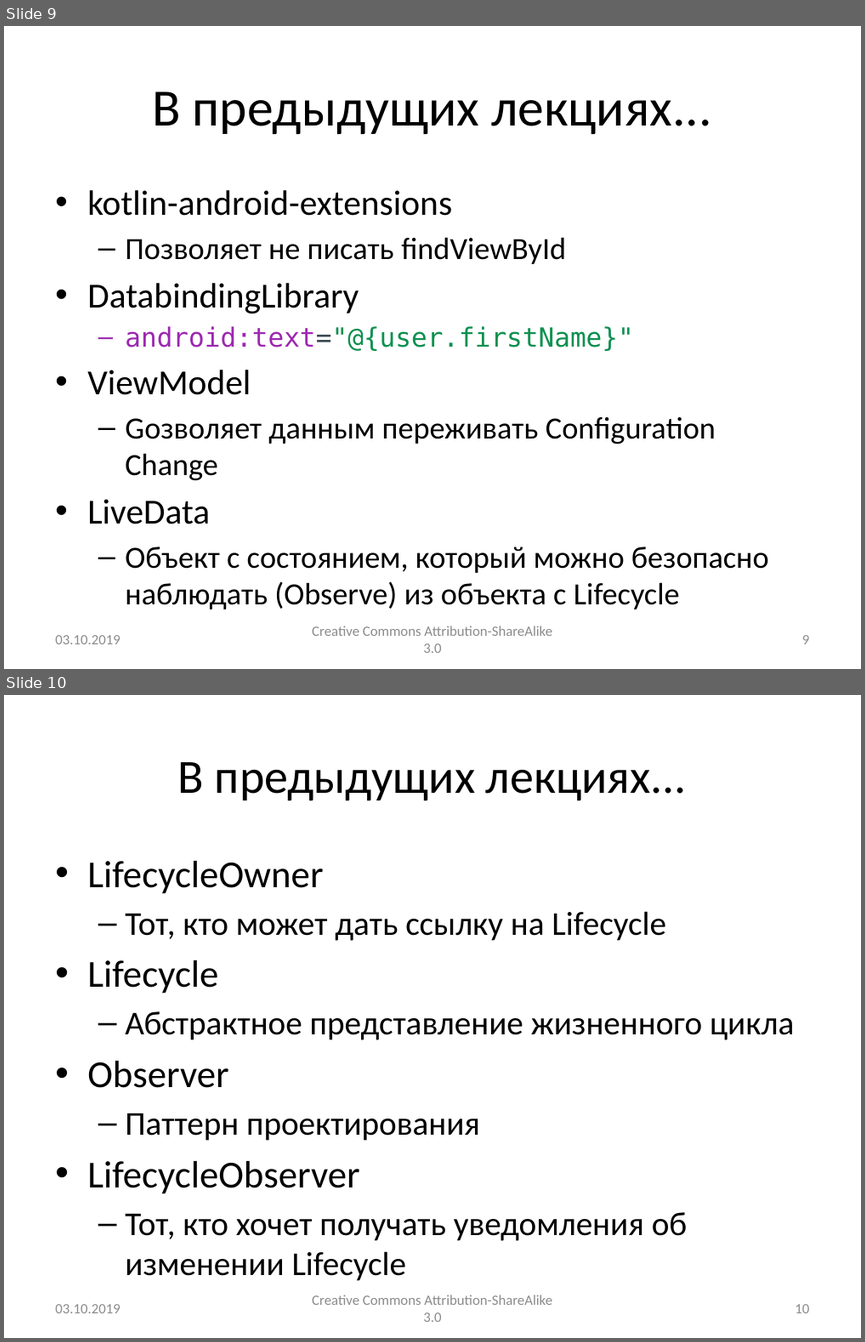
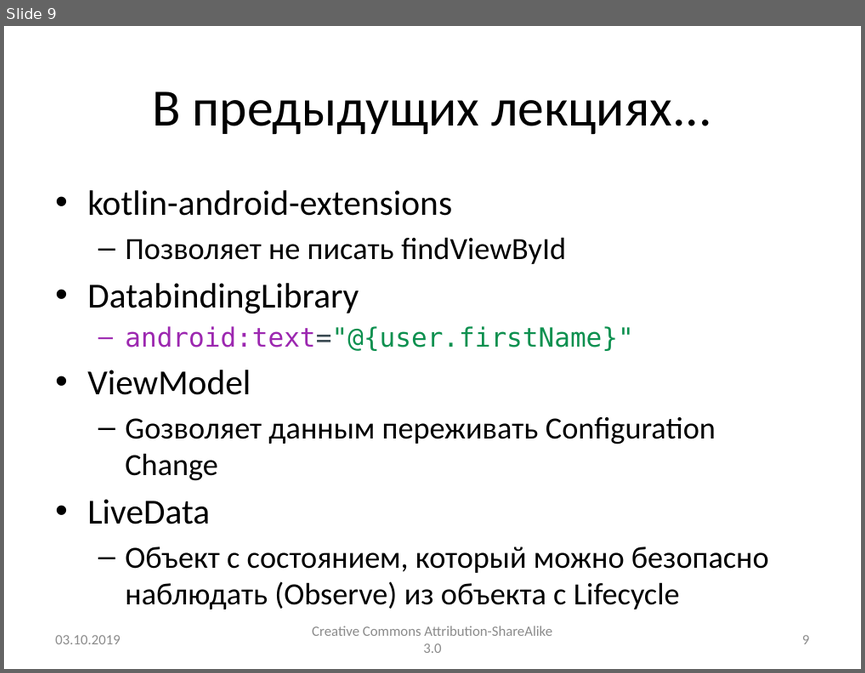
Before and after one commit to andrei-kuznetsov/android-lectures, a slide deck: lectures/Lecture006_Intents.pptx. Shown one above the other, each under a label of ours: slides 9 and 10 before the commit, slide 9 after it. The pictures are 865x1342 and 865x673 pixels, drawn with LibreOffice and Linux fonts; fonts in the diff are those of the drawing. Boxes give left, top, right and bottom in pixels: in the first picture for what was removed or moved away, otherwise in the second. Text is boxed around its words. In the diff, an @@ line names an element or a change of style, - is before the commit and + after.

Commit message:
Лекция №7: тестирование Андроид приложений

```diff
--- a/lectures/Lecture006_Intents.pptx
+++ b/lectures/Lecture006_Intents.pptx
@@ slide 10 removed at [4, 695, 861, 1338], background #FFFFFF @@
@@ title removed at [178, 762, 687, 801] @@
-В предыдущих лекциях...
@@ text removed at [87, 861, 794, 1281] @@
-• LifeсycleOwner
-  – Тот, кто может дать ссылку на Lifecycle
-• Lifeсycle
-  – Абстрактное представление жизненного цикла
-• Observer
-  – Паттерн проектирования
-• LifecycleObserver
-  – Тот, кто хочет получать уведомления об изменении Lifeсycle
@@ text removed at [55, 1304, 120, 1313] @@
-03.10.2019
@@ text removed at [312, 1294, 552, 1321] @@
-Creative Commons Attribution-ShareAlike 3.0
@@ page number removed at [794, 1304, 809, 1313] @@
-10
```
Also in this commit, not shown: 1 slide changed, 1 other slide removed.
